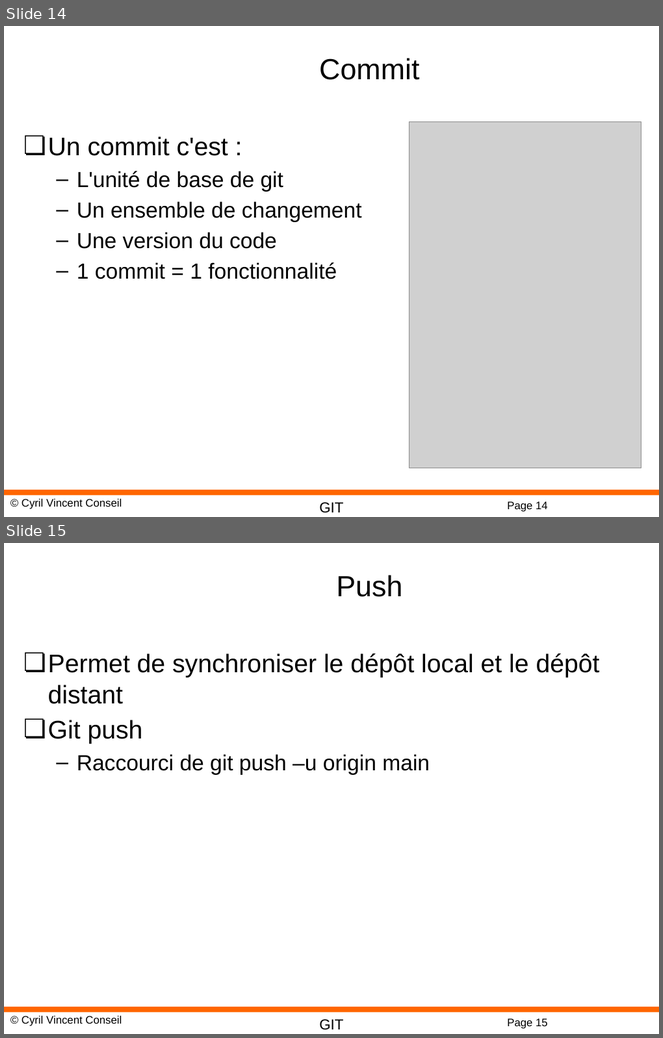
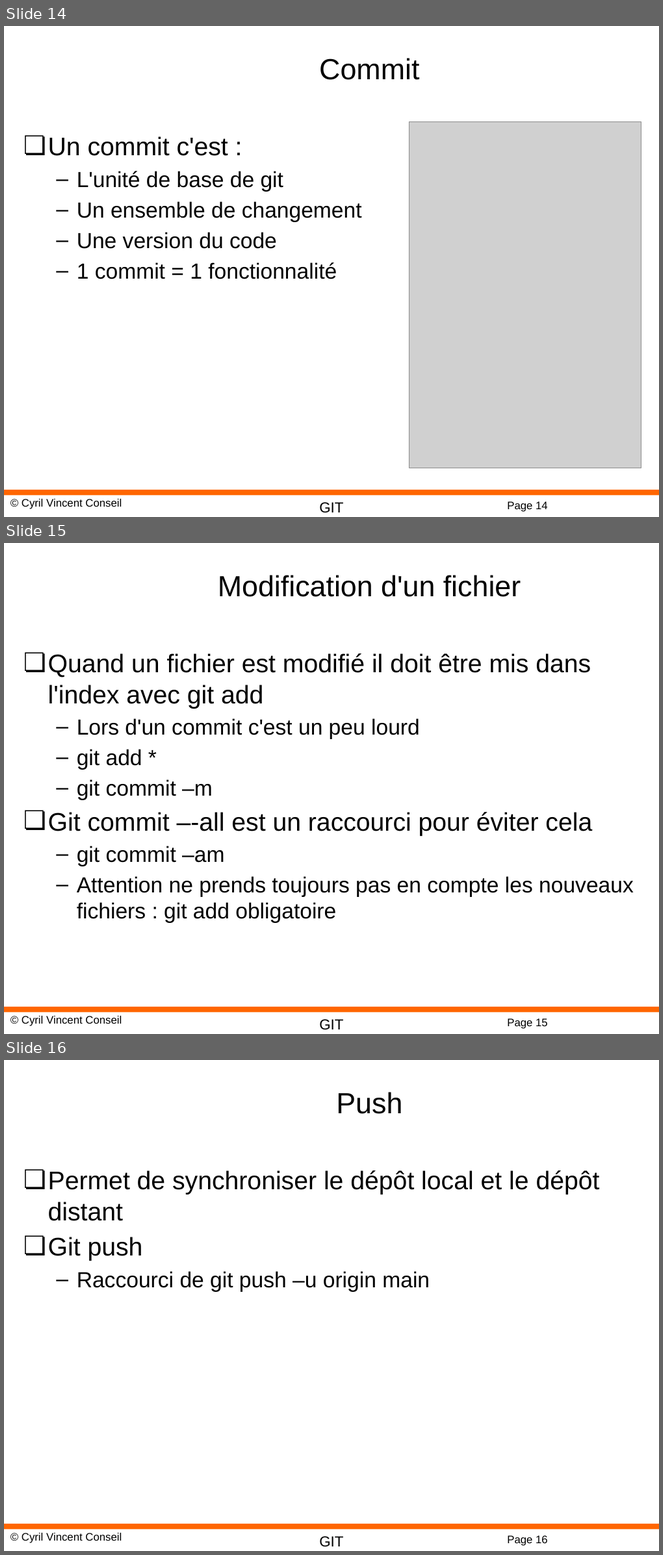
Before and after one commit to cyrilvincent/git, a slide deck: ppt/GIT02-Commit.pptx. Shown one above the other, each under a label of ours: slides 14 and 15 before the commit, slides 14, 15 and 16 after it. The pictures are 663x1038 and 663x1555 pixels, drawn with LibreOffice and Linux fonts; fonts in the diff are those of the drawing; grey boxes stand for pictures; background and template pictures are left out. Boxes give left, top, right and bottom in pixels: in the first picture for what was removed or moved away, otherwise in the second. Text is boxed around its words. In the diff, an @@ line names an element or a change of style, - is before the commit and + after.

```diff
--- a/ppt/GIT02-Commit.pptx
+++ b/ppt/GIT02-Commit.pptx
@@ slide 15 added at <box>4,543,659,1034</box>, background #FFFFFF; not listed: 4 template elements that a slide beside it also shows @@
@@ title added at <box>218,575,521,597</box>, 32 pt, text #000000 @@
+Modification d'un fichier
@@ text added at <box>48,653,634,923</box>, 24 pt, text #000000 @@
+❏ Quand un fichier est modifié il doit être mis dans l'index avec git add
+  – Lors d'un commit c'est un peu lourd
+  – git add *
+  – git commit –m
+❏ Git commit –-all est un raccourci pour éviter cela
+  – git commit –am
+  – Attention ne prends toujours pas en compte les nouveaux fichiers : git add obligatoire
@@ what was slide 15 is now slide 16 @@
@@ page number at <box>507,1536,548,1546</box>: text changed @@
-Page 15
+Page 16
```
Also in this commit, not shown: 4 other files.
